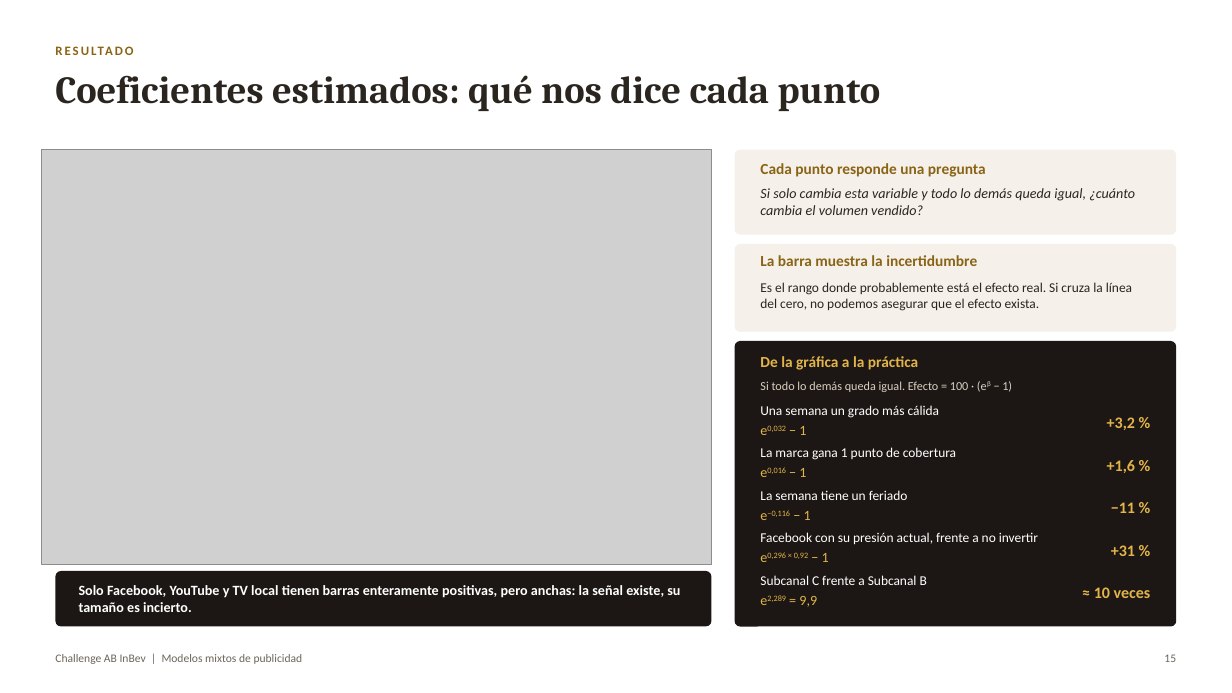
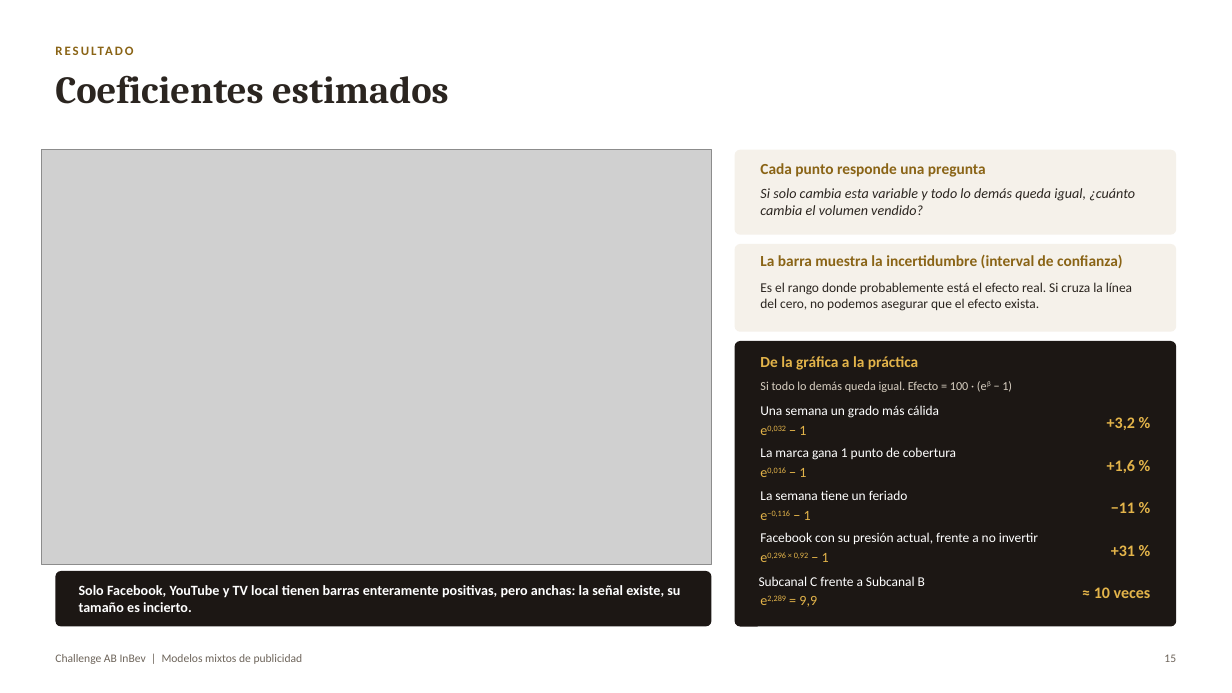
Before and after one commit to vtablas001/Challenge, a slide deck: slide 14 of Resultados_Challenge_ABInBev.pptx. Drawn at 1232x693 pixels with LibreOffice and Linux fonts; fonts in the diff are those of the drawing; grey boxes stand for pictures. Boxes give left, top, right and bottom in pixels: in the first picture for what was removed or moved away, otherwise in the second. Text is boxed around its words. In the diff, an @@ line names an element or a change of style, - is before the commit and + after.

```diff
--- a/Resultados_Challenge_ABInBev.pptx
+++ b/Resultados_Challenge_ABInBev.pptx
@@ text at (55, 75, 449, 104): text changed @@
-Coeficientes estimados: qué nos dice cada punto
+Coeficientes estimados
@@ text at (760, 254, 1122, 268): text changed @@
-La barra muestra la incertidumbre
+La barra muestra la incertidumbre (interval de confianza)
```
Also in this commit, not shown: 5 other slides changed, 1 other file.
